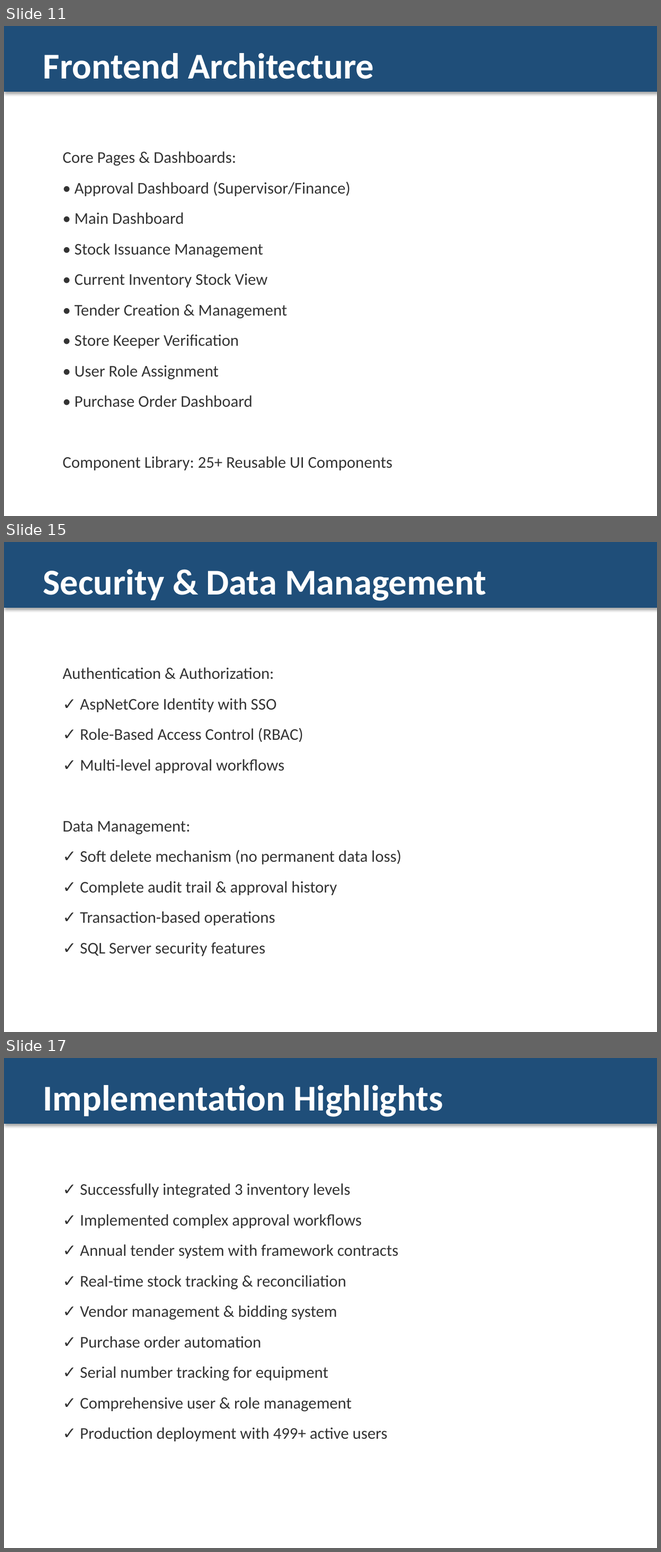
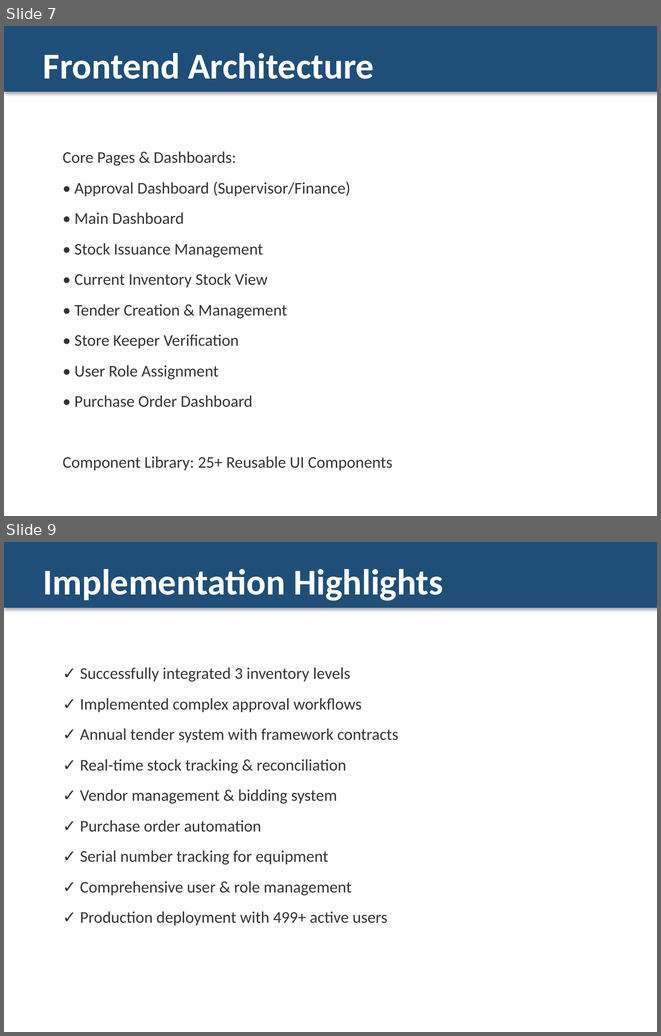
Before and after one commit to syedsanaulhaq/ims-v2, a slide deck: IMS_System_Presentation.pptx. Shown one above the other, each under a label of ours: slides 11, 15 and 17 before the commit, slides 7 and 9 after it; the slides between them are not shown. The pictures are 661x1552 and 661x1036 pixels, drawn with LibreOffice and Linux fonts; fonts in the diff are those of the drawing. Boxes give left, top, right and bottom in pixels: in the first picture for what was removed or moved away, otherwise in the second. Text is boxed around its words. In the diff, an @@ line names an element or a change of style, - is before the commit and + after.

```diff
--- a/IMS_System_Presentation.pptx
+++ b/IMS_System_Presentation.pptx
@@ slide 15 removed at box(4, 542, 657, 1032), background #FFFFFF @@
@@ rectangle removed at box(4, 542, 657, 607) @@
@@ text removed at box(43, 569, 486, 601) @@
-Security & Data Management
@@ text removed at box(63, 667, 402, 956) @@
-Authentication & Authorization:
-✓ AspNetCore Identity with SSO
-✓ Role-Based Access Control (RBAC)
-✓ Multi-level approval workflows
-Data Management:
-✓ Soft delete mechanism (no permanent data loss)
-✓ Complete audit trail & approval history
-✓ Transaction-based operations
-✓ SQL Server security features
@@ what was slide 11 is now slide 7 @@
@@ what was slide 17 is now slide 9 @@
```
Also in this commit, not shown: 1 slide changed, 7 other slides removed, 15 other files.
